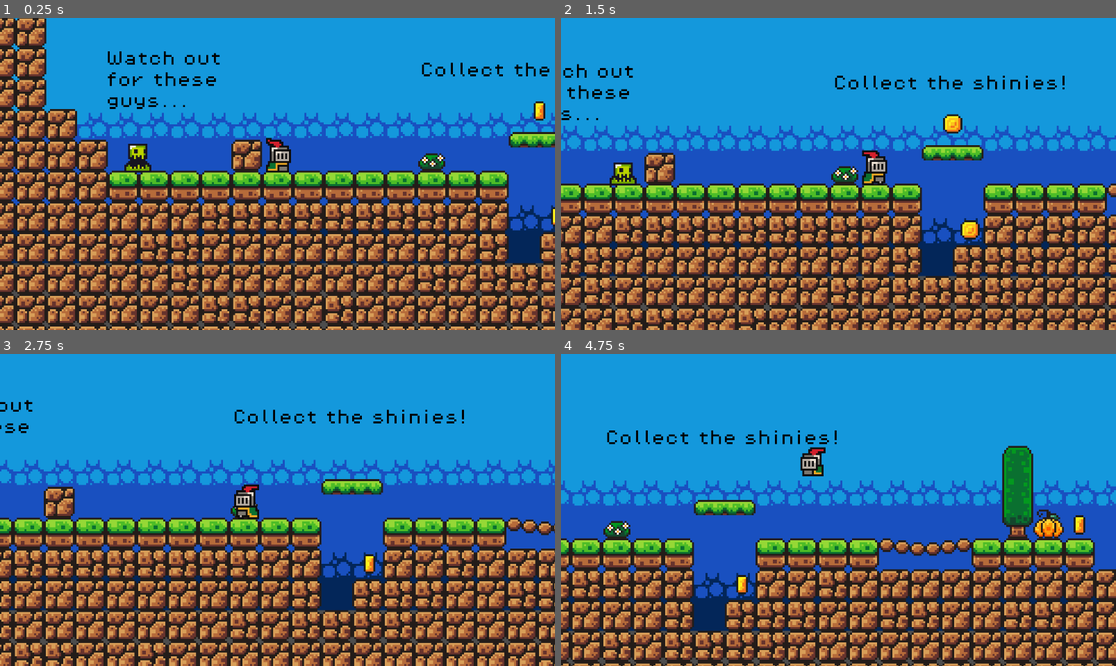
Above: before the commit, frames 1-4 (two rows, left to right).
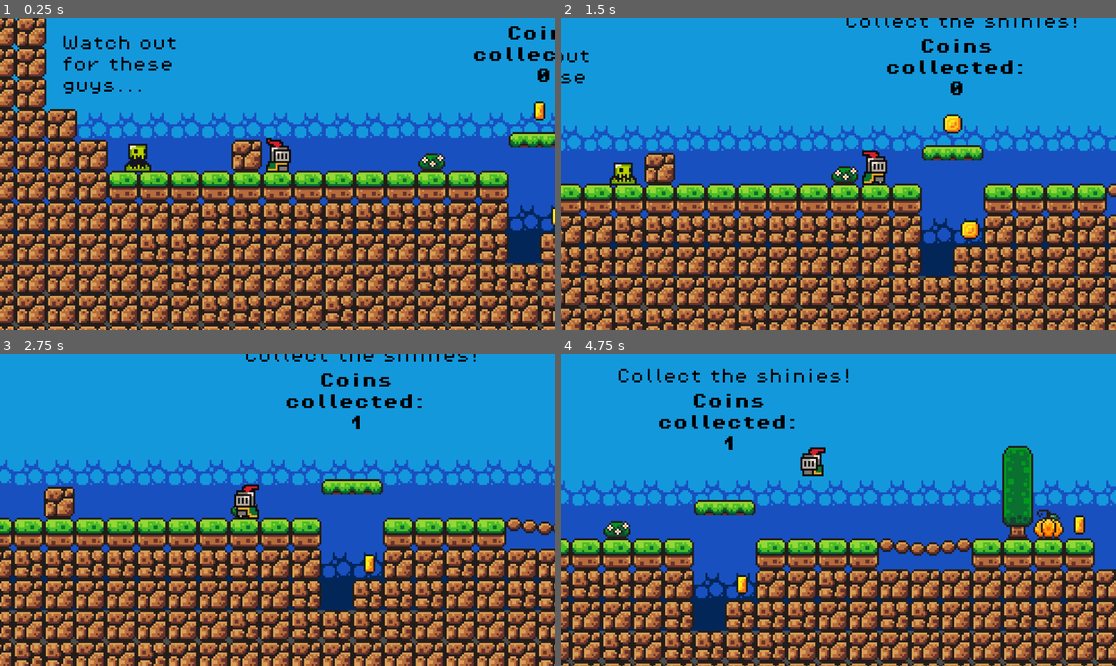
Above: after the commit, the same moments.

Repository: CrimsonCloak/KnightGuy
Game: Godot game, scene res://Scenes/game.tscn
The game is run twice, just before and just after one commit, with the same random seed, the same clock (stepped at 60 frames per second) and the same inputs.
Inputs:
- Up to frame 1 (0.25 s): no input
- Up to frame 2 (1.5 s): hold D (Move_right) from 0.53 s (still down); tap Up (Jump) at 0.77 s
- Up to frame 3 (2.75 s): tap Up (Jump) at 1.52 s; release D (Move_right) at 2.03 s; hold Left (Move_left) from 2.03 s (still down)
- Up to frame 4 (4.75 s): release Left (Move_left) at 2.78 s; hold D (Move_right) 2.78-4.28 s; tap Up (Jump) at 3.02, 3.77, 4.52 s; hold Left (Move_left) from 4.28 s (still down)

The runs differ from the first frame. In frame 1, 2.0% of the frame differs, in the area x 11-100%, y 2-30%; in frame 2, 2.2%, in the area x 0-93%, y 0-33%; in frame 3, 1.6%; in frame 4, 1.7%.

Commit message:
Add coin scoreboard and code

Diff:
--- a/Scenes/game.tscn
+++ b/Scenes/game.tscn
@@ -1,13 +1,15 @@
-[gd_scene load_steps=15 format=3 uid="uid://cpl24dddx5fos"]
+[gd_scene load_steps=17 format=3 uid="uid://cpl24dddx5fos"]
 
 [ext_resource type="PackedScene" uid="uid://dp8fpqhulqn3p" path="res://Scenes/player.tscn" id="1_l8rth"]
 [ext_resource type="AudioStream" uid="uid://cdp8xgrwwd74f" path="res://Assets/sounds/jump.wav" id="2_f70f6"]
 [ext_resource type="Texture2D" uid="uid://vtm84oo228jr" path="res://Assets/sprites/world_tileset.png" id="2_uxbd3"]
+[ext_resource type="FontFile" uid="uid://daox0tyfta2al" path="res://Assets/fonts/PixelOperator8-Bold.ttf" id="2_vs3va"]
 [ext_resource type="PackedScene" uid="uid://4hcvu0o6ui4m" path="res://Scenes/platform_grass.tscn" id="4_1s5kt"]
 [ext_resource type="PackedScene" uid="uid://dagh2j6gxuoii" path="res://Scenes/coin.tscn" id="5_3i7cj"]
 [ext_resource type="PackedScene" uid="uid://b4eikmpc3qmw6" path="res://Scenes/killzone.tscn" id="6_uh6au"]
 [ext_resource type="PackedScene" uid="uid://bf245qpaop3sv" path="res://Scenes/slime_enemy.tscn" id="7_px6d0"]
 [ext_resource type="FontFile" uid="uid://dvlq32cksnsjk" path="res://Assets/fonts/PixelOperator8.ttf" id="8_iugyw"]
+[ext_resource type="Script" path="res://Scripts/game_manager.gd" id="9_68vk0"]
 
 [sub_resource type="TileSetAtlasSource" id="TileSetAtlasSource_hxryk"]
 texture = ExtResource("2_uxbd3")
@@ -453,6 +455,23 @@
 
 [node name="Game" type="Node2D"]
 
+[node name="GameManager" type="Node" parent="."]
+unique_name_in_owner = true
+script = ExtResource("9_68vk0")
+
+[node name="Coin counter" type="Label" parent="GameManager"]
+offset_left = 96.0
+offset_top = -68.0
+offset_right = 172.0
+offset_bottom = -35.0
+theme_override_colors/font_color = Color(0, 0, 0, 1)
+theme_override_fonts/font = ExtResource("2_vs3va")
+theme_override_font_sizes/font_size = 8
+text = "Coins collected: 0"
+horizontal_alignment = 1
+vertical_alignment = 1
+autowrap_mode = 2
+
 [node name="Player" parent="." instance=ExtResource("1_l8rth")]
 position = Vector2(-3, 12)
 
@@ -520,10 +539,10 @@
 [node name="Labels" type="Node" parent="."]
 
 [node name="Slime warning" type="Label" parent="Labels"]
-offset_left = -93.0
-offset_top = -54.0
-offset_right = -25.0
-offset_bottom = -21.0
+offset_left = -116.0
+offset_top = -62.0
+offset_right = -48.0
+offset_bottom = -29.0
 theme_override_colors/font_color = Color(0, 0, 0, 1)
 theme_override_fonts/font = ExtResource("8_iugyw")
 theme_override_font_sizes/font_size = 8
@@ -542,10 +561,10 @@
 autowrap_mode = 2
 
 [node name="Coin info" type="Label" parent="Labels"]
-offset_left = 70.0
-offset_top = -48.0
-offset_right = 192.0
-offset_bottom = -36.0
+offset_left = 76.0
+offset_top = -80.0
+offset_right = 198.0
+offset_bottom = -68.0
 theme_override_colors/font_color = Color(0, 0, 0, 1)
 theme_override_fonts/font = ExtResource("8_iugyw")
 theme_override_font_sizes/font_size = 8
--- a/Scripts/coin.gd
+++ b/Scripts/coin.gd
@@ -1,7 +1,8 @@
 extends Area2D
 
+@onready var game_manager = %GameManager
+
 # We will use so-called 'signals' (~ triggers) that are built-in for Godot. You can see these in the Godot-editor under the node's signals tab, next to the inspector.
-
 func _on_body_entered(body):
-	print ("Got the coin!")
+	game_manager.add_coin()
 	queue_free()
--- /dev/null
+++ b/Scripts/game_manager.gd
@@ -0,0 +1,10 @@
+extends Node
+
+var coins = 0
+@onready var coin_counter = $"Coin counter"
+
+var coins_score_string = "Coins collected: {str}"
+
+func add_coin():
+	coins += 1
+	coin_counter.text = coins_score_string.format({"str": str(coins)})
